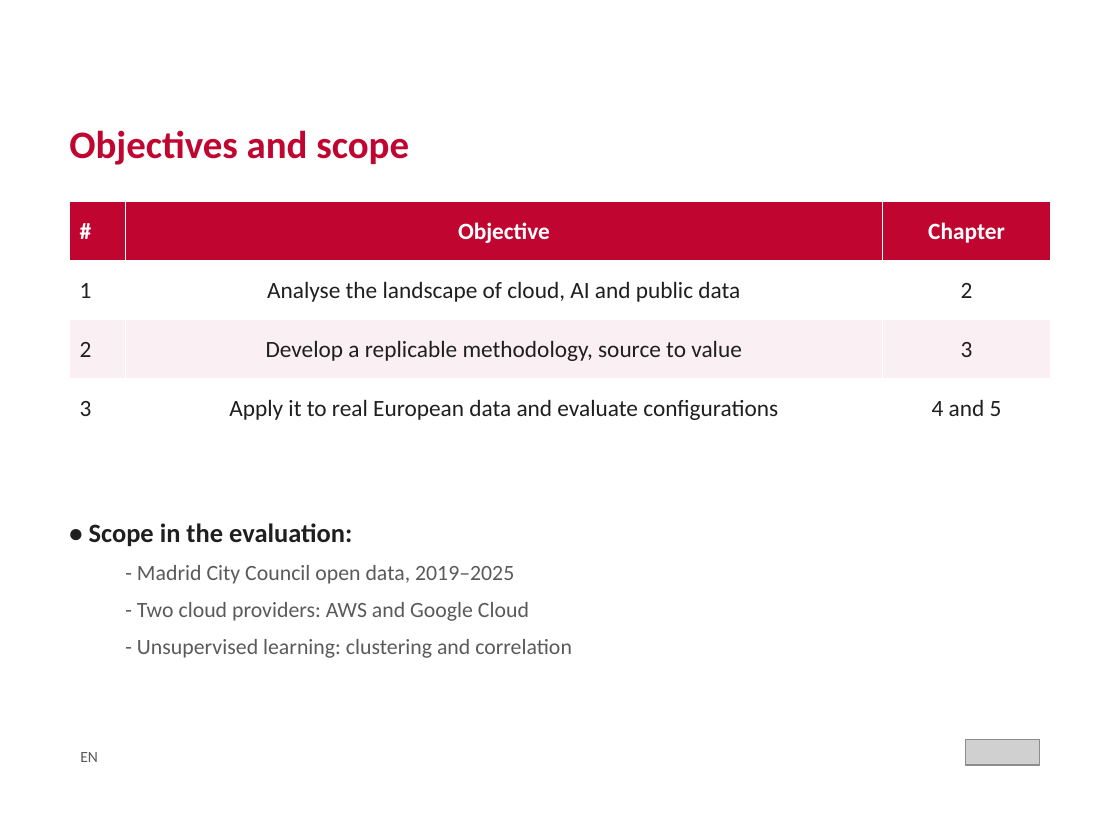
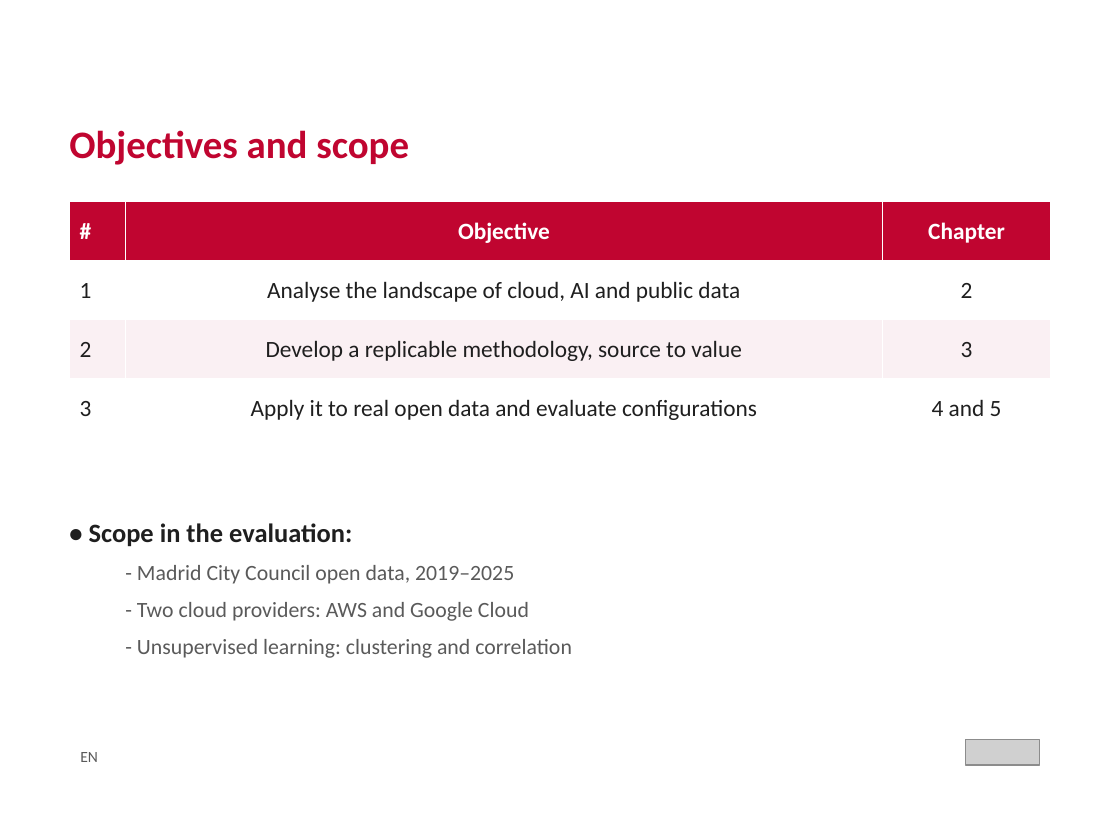
Before and after one commit to crismo04/TFM-cloud-soliutions-to-public-data, a slide deck: slide 4 of master's thesis/TFM_MII_Cloud_AI_PublicData_MolinaCristian_2026.pptx. Drawn at 1120x840 pixels with LibreOffice and Linux fonts; fonts in the diff are those of the drawing; grey boxes stand for pictures; background and template pictures are left out. Boxes give left, top, right and bottom in pixels: in the first picture for what was removed or moved away, otherwise in the second. Text is boxed around its words. In the diff, an @@ line names an element or a change of style, - is before the commit and + after.

```diff
--- a/master's thesis/TFM_MII_Cloud_AI_PublicData_MolinaCristian_2026.pptx
+++ b/master's thesis/TFM_MII_Cloud_AI_PublicData_MolinaCristian_2026.pptx
@@ table at (x1=69, y1=202, x2=1051, y2=438) @@
-row 4, column 2: Apply it to real European data and evaluate configurations
+row 4, column 2: Apply it to real open data and evaluate configurations
```
Also in this commit, not shown: 12 other slides changed, 1 slide removed, 1 other file.
